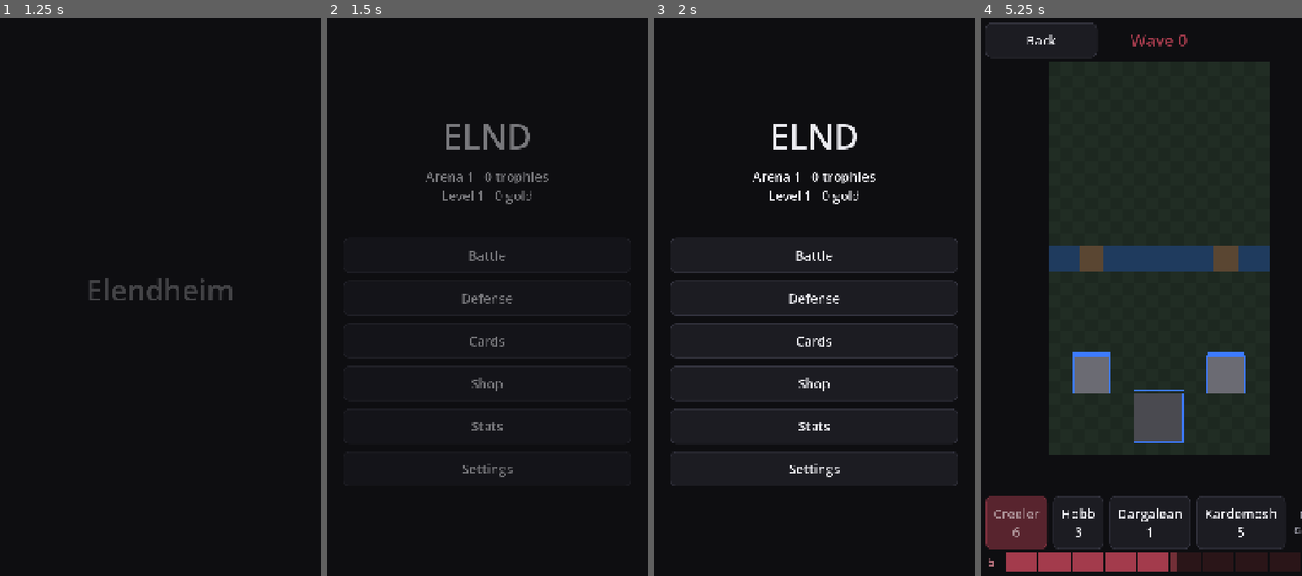
Above: before the commit, frames 1-4 (left to right).
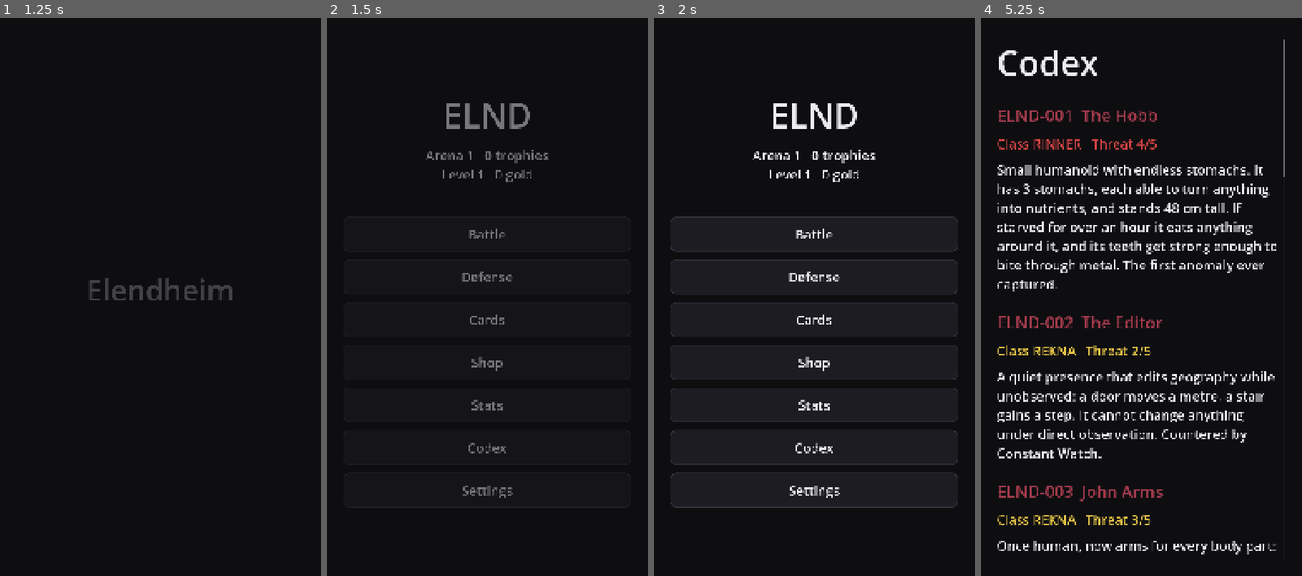
Above: after the commit, the same moments.

Repository: HenryElendheim/ELND
Game: Godot game, scene res://scenes/splash.tscn
Same seed, same stepped clock (60 frames per second), same inputs: the game is played once before the commit and once after it.
Inputs (mouse positions are in pixels of both pictures, inside the frame that each line leads up to):
- Up to frame 1 (1.25 s): tap Enter at 0.5 s; move the mouse to (231, 263) at 0.52 s; click (231, 263) at 0.67 s
- Up to frame 2 (1.5 s): drag from (423, 319) to (471, 403) at 1.27 s
- Up to frame 3 (2 s): no input
- Up to frame 4 (5.25 s): click (1141, 447) at 2 s, where only the run after the commit has a clickable "Codex"; click (1141, 257) at 2.75 s, where only the run before the commit has a clickable "Battle"; click (1041, 40) at 3.5 s, where only the run before the commit has a clickable "Back"; click (1141, 297) at 4.25 s, where only the run before the commit has a clickable "Defense"; click (1016, 520) at 5 s, where only the run before the commit has a clickable "Creeler 6"

Frame 1 is identical in both runs. In frame 2, 3.0% of the frame differs, in the area x 30-70%, y 15-87%; in frame 3, 4.6%; in frame 4, 58%, in the area x 1-100%, y 0-100%.

Commit message:
Add the Codex and admin tools
Milestone 12. The Codex lists every anomaly by ELND number with its class
colour, threat and Foundation entry (text from the design doc), and
entries unlock once you have the card.

Admin tools (Settings, with Admin Mode on): give gold, XP, trophies, wild
cards and injections, level every card, unlock everything, open any
chest rarity on demand, neutralize cards so they leave every deck, export,
import or reset a balance setup on its own, and reset progress with a
second tap to confirm.

Diff:
--- /dev/null
+++ b/data/codex.json
@@ -0,0 +1,15 @@
+{
+	"entries": {
+		"hobb": "Small humanoid with endless stomachs. It has 3 stomachs, each able to turn anything into nutrients, and stands 48 cm tall. If starved for over an hour it eats anything around it, and its teeth get strong enough to bite through metal. The first anomaly ever captured.",
+		"editor": "A quiet presence that edits geography while unobserved: a door moves a metre, a stair gains a step. It cannot change anything under direct observation. Countered by Constant Watch.",
+		"john_arms": "Once human, now arms for every body part: eyes held by hands, a tongue that is an arm, fingers for teeth. Completely harmless unless attacked first. Flurry: it spins at up to 80 km/h and smashes anything it hits into the wall behind it, but tires out quickly. Treat it with respect and it respects you back.",
+		"kardemosh": "An autonomous mechanical humanoid that became self-aware and craves to be human. It rips the skin off humans and stitches it onto its own body, a patchwork of many people. The skin decays, forcing it to hunt again. Calm while wearing enough skin. Saying \"Halt!\" stops it dead and it takes about a minute to reset, but overusing the exploit lets it adapt. Prefers the name Kardemosh, \"God of Flesh\".",
+		"gasket": "An inescapable coffin. It never attacks, but whoever lies down in it feels comfort so deep they never want to leave. Works on only one person at a time. Hard counter: leave it be. Notes: Do. Not. Enter. The. Gasket.",
+		"creeler": "A tall, spindly thing that hangs from ceilings. Its ribcage opens like a creel, a fisherman's basket trap. It lowers itself silently, closes around a person and lifts them away. No one taken has been found.",
+		"spiker": "A seed-like anomaly. Wherever it lands, black spikes erupt from the ground within seconds and keep growing as long as something living stands nearby.",
+		"dargalean": "A small, gentle creature with big eyes. Everyone who sees it feels an urge to go pet it. Harmless, but staff keep \"losing\" hours in its room.",
+		"spacefarer": "A humanoid alien who claims to be a human from the future. Intersex, like everyone of their species. Barely needs food or water and only 3 hours of sleep. Safe if kept fed and talked to.",
+		"individuals": "Top halves of human heads sticking out of the ground, sliding around like slugs and staring. Their gaze fills you with dread until they blink. Through a screen they look 2D. Throw something behind them and they all turn. Harmless, just creepy.",
+		"chain": "An ordinary-looking steel chain. Anything it touches becomes linked: what happens to one happens to the other."
+	}
+}
--- /dev/null
+++ b/scenes/admin.gd
@@ -0,0 +1,111 @@
+extends Screen
+## Admin Mode's progression and balance tools: give anything, open any chest, unlock everything,
+## neutralize cards, swap whole balance setups, and reset progress. Only reachable with Admin Mode on.
+
+const SETTINGS_SCENE := "res://scenes/settings_menu.tscn"
+const CHEST_SCENE := "res://scenes/chest.tscn"
+const CONFIRM_MS := 3000
+
+var _reset_asked_at := -CONFIRM_MS
+
+
+func build() -> void:
+	add(Ui.label("Admin tools", "TitleLabel"))
+
+	_section("Give")
+	_give("1000 gold", func() -> void: Progress.add_gold(1000))
+	_give("1000 XP", func() -> void: Progress.add_xp(1000))
+	_give("100 trophies", func() -> void: Save.set_value("trophies", Progress.trophies() + 100))
+	_give("Take 100 trophies", func() -> void: Save.set_value("trophies", maxi(Progress.trophies() - 100, 0)))
+	_give("10 wild cards", func() -> void: Save.set_value("wild_cards", Progress.wild_cards() + 10))
+	_give("1 Evolution Injection", func() -> void: Progress.add_injection())
+	_give("Every card one level up", _level_all)
+	_give("Unlock everything", _unlock_everything)
+
+	_section("Open a chest")
+	for rarity in Data.table("chests").odds:
+		add(Ui.button("%s chest" % String(rarity).capitalize(), func() -> void: _open(rarity)))
+
+	_section("Neutralize")
+	add(Ui.label("Neutralized cards leave every deck, the bot's included, until switched back.", "MutedLabel"))
+	var cards: Dictionary = Data.table("cards").cards
+	for id in cards:
+		add(Ui.toggle(cards[id].name, cards[id].get("neutralized", false), func(on: bool) -> void: _neutralize(id, on)))
+
+	_section("Balance")
+	add(Ui.button("Export balance", func() -> void: Backup.export_balance(Nav.toast)))
+	add(Ui.button("Import balance", func() -> void: Backup.import_balance(Nav.toast)))
+	add(Ui.button("Reset all balance to default", _reset_balance))
+
+	_section("Progress")
+	add(Ui.button("Reset progress", _reset_progress))
+	add(Ui.spacer(24))
+	add(Ui.button("Back", go_back))
+
+
+func _section(title: String) -> void:
+	add(Ui.spacer(12))
+	add(Ui.label(title, "HeadingLabel"))
+
+
+func _give(text: String, action: Callable) -> void:
+	add(Ui.button(text, func() -> void: _do(action, text)))
+
+
+func _do(action: Callable, text: String) -> void:
+	action.call()
+	Nav.toast(text + " done")
+
+
+func _level_all() -> void:
+	for id in Data.table("cards").cards:
+		var card := Progress.card(id)
+		Progress.add_copies(id, maxi(Progress.copies_for_next(maxi(int(card.level), 1)) - int(card.copies), 0))
+
+
+## Unlocks every evolution and raises trophies to the arena that unlocks the last card.
+func _unlock_everything() -> void:
+	var top_arena := 1
+	for id in Data.table("cards").cards:
+		top_arena = maxi(top_arena, int(Data.table("cards").cards[id].get("unlock_arena", 1)))
+	var needed := (top_arena - 1) * int(Data.table("progression").trophies.per_arena)
+	Save.set_value("trophies", maxi(Progress.trophies(), needed))
+	var all_evolutions := Progress.evolvable_cards()
+	Save.set_value("evolutions", all_evolutions)
+
+
+## Queues a chest of exactly this rarity and opens it straight away, which is how chest animations get tested.
+func _open(rarity: String) -> void:
+	Progress.queue_chest(rarity)
+	var waiting := Progress.chests_waiting().duplicate()
+	waiting.push_front(waiting.pop_back())
+	Save.set_value("chests_waiting", waiting)
+	Nav.go(CHEST_SCENE)
+
+
+func _neutralize(id: String, on: bool) -> void:
+	if on:
+		Data.set_override("cards", ["cards", id, "neutralized"], true)
+	else:
+		Data.reset_override("cards", ["cards", id, "neutralized"])
+
+
+func _reset_balance() -> void:
+	Data.replace_overrides({})
+	Nav.toast("Balance back to default")
+
+
+## Wiping progress asks for a second tap within a few seconds, which means it never happens by accident.
+func _reset_progress() -> void:
+	var now := Time.get_ticks_msec()
+	if now - _reset_asked_at > CONFIRM_MS:
+		_reset_asked_at = now
+		Nav.toast("Tap again to wipe all progress")
+		return
+	Save.replace_all({})
+	Nav.toast("Progress reset")
+
+
+func go_back() -> bool:
+	Nav.go(SETTINGS_SCENE)
+	return true
--- /dev/null
+++ b/scenes/admin.tscn
@@ -0,0 +1,12 @@
+[gd_scene load_steps=2 format=3]
+
+[ext_resource type="Script" path="res://scenes/admin.gd" id="1"]
+
+[node name="Root" type="Control"]
+layout_mode = 3
+anchors_preset = 15
+anchor_right = 1.0
+anchor_bottom = 1.0
+grow_horizontal = 2
+grow_vertical = 2
+script = ExtResource("1")
--- /dev/null
+++ b/scenes/codex.gd
@@ -0,0 +1,34 @@
+extends Screen
+## The in-game Codex. Each anomaly's Foundation entry unlocks once the player has the card,
+## and locked entries only show their number so there is something to look forward to.
+
+const MENU_SCENE := "res://scenes/main_menu.tscn"
+
+
+func build() -> void:
+	add(Ui.label("Codex", "TitleLabel"))
+	var cards: Dictionary = Data.table("cards").cards
+	var classes: Dictionary = Data.table("cards").classes
+	var entries: Dictionary = Data.table("codex").entries
+	var ids := cards.keys()
+	ids.sort_custom(func(a: String, b: String) -> bool: return int(cards[a].number) < int(cards[b].number))
+	for id in ids:
+		var card: Dictionary = cards[id]
+		var number := "ELND-%03d" % int(card.number)
+		add(Ui.spacer(8))
+		if int(Progress.card(id).level) <= 0:
+			add(Ui.label("%s  Not yet acquired" % number, "MutedLabel"))
+			continue
+		var heading := Ui.label("%s  %s" % [number, card.name], "HeadingLabel")
+		add(heading)
+		var tag := Ui.label("Class %s   Threat %d/5" % [card["class"], int(card.threat)])
+		tag.add_theme_color_override("font_color", Color(classes.get(card["class"], "#8A8A8A")))
+		add(tag)
+		add(Ui.label(entries.get(id, "")))
+	add(Ui.spacer(24))
+	add(Ui.button("Back", go_back))
+
+
+func go_back() -> bool:
+	Nav.go(MENU_SCENE)
+	return true
--- /dev/null
+++ b/scenes/codex.tscn
@@ -0,0 +1,12 @@
+[gd_scene load_steps=2 format=3]
+
+[ext_resource type="Script" path="res://scenes/codex.gd" id="1"]
+
+[node name="Root" type="Control"]
+layout_mode = 3
+anchors_preset = 15
+anchor_right = 1.0
+anchor_bottom = 1.0
+grow_horizontal = 2
+grow_vertical = 2
+script = ExtResource("1")
--- a/scenes/main_menu.gd
+++ b/scenes/main_menu.gd
@@ -6,6 +6,7 @@
 const DECK_SCENE := "res://scenes/deck.tscn"
 const SETTINGS_SCENE := "res://scenes/settings_menu.tscn"
 const SHOP_SCENE := "res://scenes/shop.tscn"
+const CODEX_SCENE := "res://scenes/codex.tscn"
 const STATS_SCENE := "res://scenes/stats.tscn"
 
 
@@ -24,4 +25,5 @@
 	add(Ui.button("Cards", func() -> void: Nav.go(DECK_SCENE)))
 	add(Ui.button("Shop", func() -> void: Nav.go(SHOP_SCENE)))
 	add(Ui.button("Stats", func() -> void: Nav.go(STATS_SCENE)))
+	add(Ui.button("Codex", func() -> void: Nav.go(CODEX_SCENE)))
 	add(Ui.button("Settings", func() -> void: Nav.go(SETTINGS_SCENE)))
--- a/scenes/settings_menu.gd
+++ b/scenes/settings_menu.gd
@@ -44,6 +44,8 @@
 	add(Ui.button("Export backup", func() -> void: Backup.export_to_device(Nav.toast)))
 	add(Ui.button("Import backup", func() -> void: Backup.import_from_device(_after_import)))
 
+	if Settings.get_value("admin_mode"):
+		add(Ui.button("Admin tools", func() -> void: Nav.go("res://scenes/admin.tscn")))
 	add(Ui.spacer(24))
 	add(Ui.button("Back", go_back))
 	add(Ui.spacer(24))
--- a/scripts/autoload/data_store.gd
+++ b/scripts/autoload/data_store.gd
@@ -4,7 +4,7 @@
 
 signal changed
 
-const FILES := ["cards", "towers", "battle", "chests", "economy", "progression", "bot", "defense"]
+const FILES := ["cards", "towers", "battle", "chests", "economy", "progression", "bot", "defense", "codex"]
 const OVERRIDES_PATH := "user://overrides.json"
 
 var _defaults := {}
--- a/scripts/battle/battle_sim.gd
+++ b/scripts/battle/battle_sim.gd
@@ -66,6 +66,8 @@
 	var cards: Dictionary = Data.table("cards").cards
 	var found := []
 	for id in cards:
+		if cards[id].get("neutralized", false):
+			continue
 		if cards[id].get("type") in battle.playable_types and int(cards[id].get("unlock_arena", 1)) <= Progress.arena():
 			found.append(id)
 	return found
--- a/scripts/util/backup.gd
+++ b/scripts/util/backup.gd
@@ -4,7 +4,7 @@
 
 const FORMAT := 1
 const FILE_NAME := "elnd-backup.json"
-const IMPORTED := "Backup imported"
+const IMPORTED := "Imported"
 
 
 static func collect() -> Dictionary:
@@ -27,34 +27,55 @@
 	return true
 
 
+const BALANCE_FILE_NAME := "elnd-balance.json"
+
+
 ## Asks the system where to save the backup and writes it there. The callback gets a short message for the player.
 static func export_to_device(done: Callable) -> void:
-	_pick(DisplayServer.FILE_DIALOG_MODE_SAVE_FILE, func(path: String) -> void: _write(path, done), done)
+	_pick(DisplayServer.FILE_DIALOG_MODE_SAVE_FILE, FILE_NAME, func(path: String) -> void: _write(path, collect(), done), done)
 
 
 ## Asks the system which backup file to open and restores it.
 static func import_from_device(done: Callable) -> void:
-	_pick(DisplayServer.FILE_DIALOG_MODE_OPEN_FILE, func(path: String) -> void: _read(path, done), done)
+	_pick(DisplayServer.FILE_DIALOG_MODE_OPEN_FILE, FILE_NAME, func(path: String) -> void: _read(path, "backup", done), done)
 
 
-static func _write(path: String, done: Callable) -> void:
-	var saved := JsonFile.write(path, collect())
-	done.call("Backup saved" if saved else "Could not save the backup")
+## A balance setup is only the Admin Mode edits, so it can be shared or swapped without touching progress or settings.
+static func export_balance(done: Callable) -> void:
+	var balance := {"format": FORMAT, "balance": Data.overrides}
+	_pick(DisplayServer.FILE_DIALOG_MODE_SAVE_FILE, BALANCE_FILE_NAME, func(path: String) -> void: _write(path, balance, done), done)
 
 
-static func _read(path: String, done: Callable) -> void:
-	var restored := restore(JsonFile.read(path, {}))
-	done.call(IMPORTED if restored else "That file is not an ELND backup")
+static func import_balance(done: Callable) -> void:
+	_pick(DisplayServer.FILE_DIALOG_MODE_OPEN_FILE, BALANCE_FILE_NAME, func(path: String) -> void: _read(path, "balance", done), done)
+
+
+static func restore_balance(file: Dictionary) -> bool:
+	if not file.get("balance") is Dictionary:
+		return false
+	Data.replace_overrides(file.balance)
+	return true
+
+
+static func _write(path: String, contents: Dictionary, done: Callable) -> void:
+	done.call("Saved" if JsonFile.write(path, contents) else "Could not save the file")
+
+
+## Reads a file and puts it in place as a full backup or as a balance setup, depending on kind.
+static func _read(path: String, kind: String, done: Callable) -> void:
+	var contents: Dictionary = JsonFile.read(path, {})
+	var applied := restore_balance(contents) if kind == "balance" else restore(contents)
+	done.call(IMPORTED if applied else "That file is not an ELND file")
 
 
 ## Opens the phone's own file picker when it has one. Without it, the file goes to the Downloads folder instead.
-static func _pick(mode: DisplayServer.FileDialogMode, on_path: Callable, done: Callable) -> void:
+static func _pick(mode: DisplayServer.FileDialogMode, file_name: String, on_path: Callable, done: Callable) -> void:
 	if not DisplayServer.has_feature(DisplayServer.FEATURE_NATIVE_DIALOG_FILE):
-		on_path.call(OS.get_system_dir(OS.SYSTEM_DIR_DOWNLOADS).path_join(FILE_NAME))
+		on_path.call(OS.get_system_dir(OS.SYSTEM_DIR_DOWNLOADS).path_join(file_name))
 		return
 	var start_dir := OS.get_system_dir(OS.SYSTEM_DIR_DOCUMENTS)
 	var filters := PackedStringArray(["*.json"])
-	DisplayServer.file_dialog_show("ELND backup", start_dir, FILE_NAME, false, mode, filters,
+	DisplayServer.file_dialog_show("ELND", start_dir, file_name, false, mode, filters,
 		func(picked: bool, paths: PackedStringArray, _filter: int) -> void: _picked(picked, paths, on_path, done))
 
 
--- a/tests/smoke.gd
+++ b/tests/smoke.gd
@@ -18,7 +18,7 @@
 	if not Progress.buy_chest("common"):
 		print("Broken file: buying a chest with enough gold failed")
 		broken += 1
-	for scene in ["splash", "main_menu", "settings_menu", "deck", "chest", "shop", "stats"]:
+	for scene in ["splash", "main_menu", "settings_menu", "deck", "chest", "shop", "stats", "codex", "admin"]:
 		var screen: Node = load("res://scenes/%s.tscn" % scene).instantiate()
 		add_child(screen)
 		await get_tree().process_frame
